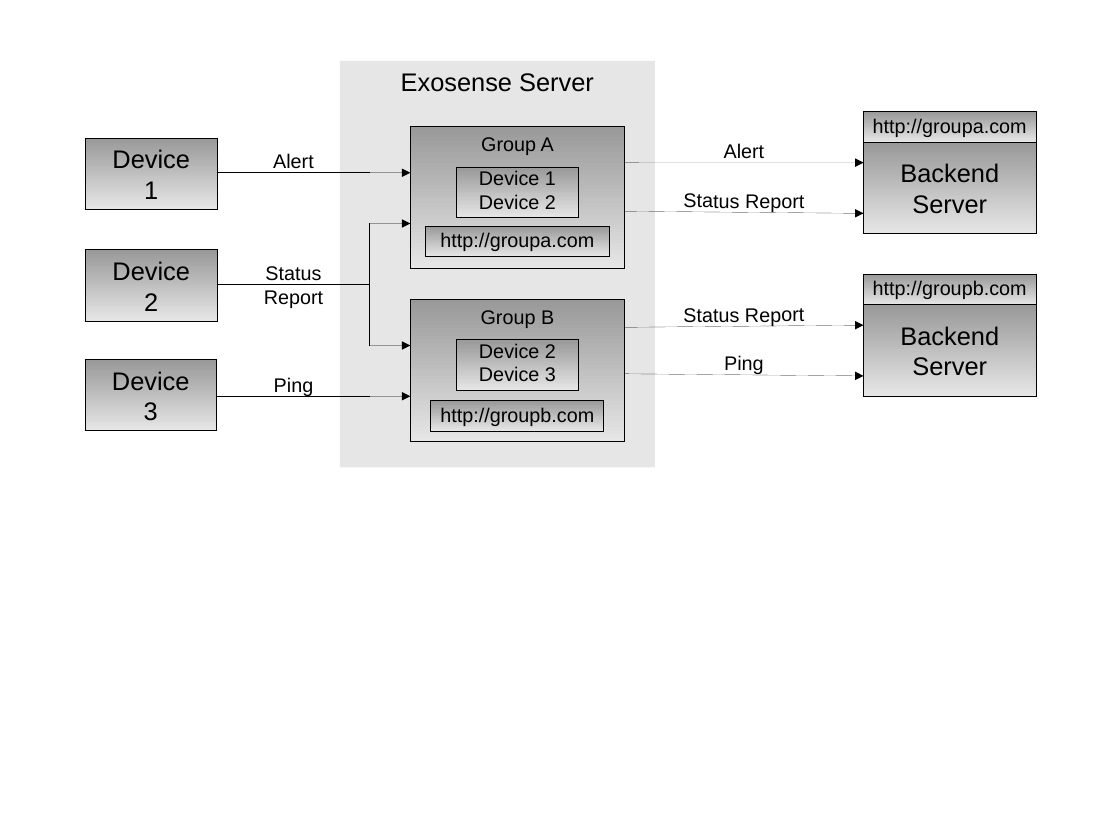
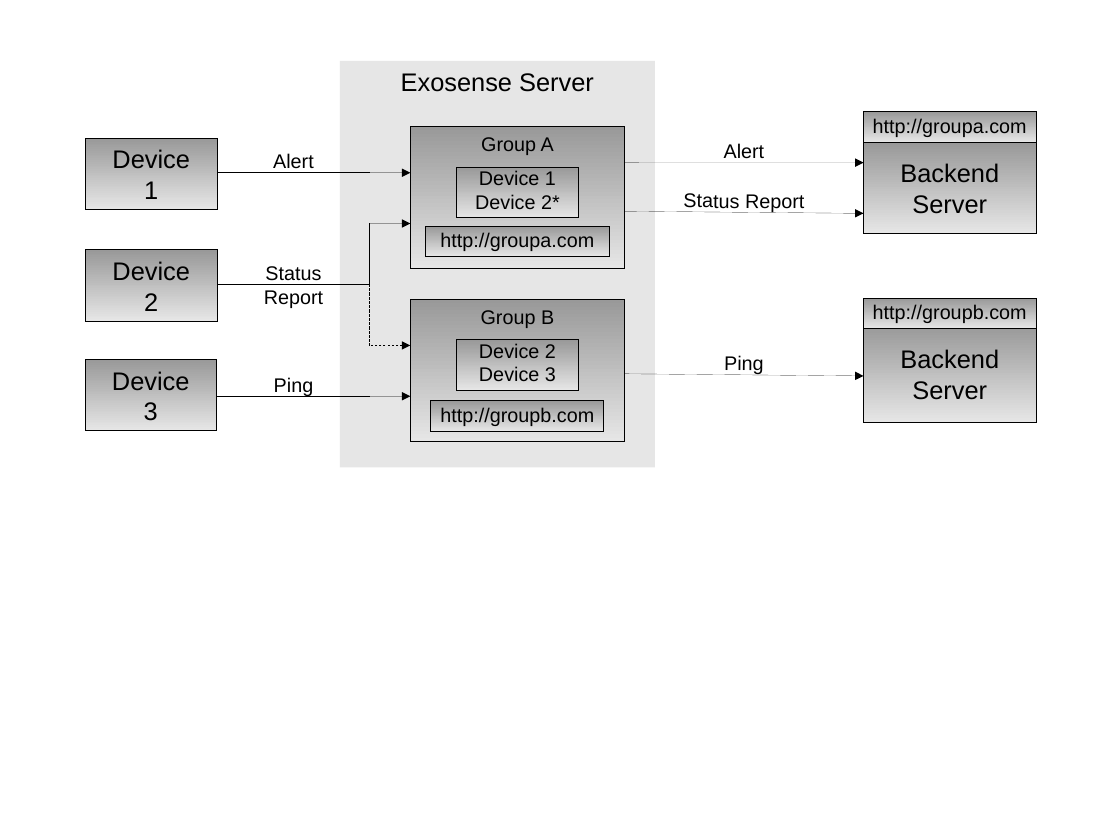
Before and after one commit to isabella232/exodoc, a slide deck: slide 1 of exosense_server/exosense_device_group_1.odp. Drawn at 1120x840 pixels with LibreOffice and Linux fonts; fonts in the diff are those of the drawing. Boxes give left, top, right and bottom in pixels: in the first picture for what was removed or moved away, otherwise in the second. Text is boxed around its words. In the diff, an @@ line names an element or a change of style, - is before the commit and + after.

```diff
--- a/exosense_server/exosense_device_group_1.odp
+++ b/exosense_server/exosense_device_group_1.odp
@@ text in rectangle at (475, 170, 560, 209): text changed @@
-Device 1
-Device 2
+Device 1
+Device 2*
@@ rectangle "http://groupb.com": place and size @@
-rectangle "http://groupb.com" at (864, 274, 1037, 305)
+rectangle "http://groupb.com" at (864, 299, 1037, 329)
@@ line removed at (625, 325, 864, 327) @@
-Status Report
@@ rectangle "Backend": place and size @@
-rectangle "Backend" at (864, 305, 1037, 396)
+rectangle "Backend" at (864, 325, 1037, 423)
```
Also in this commit, not shown: 2 other files.
